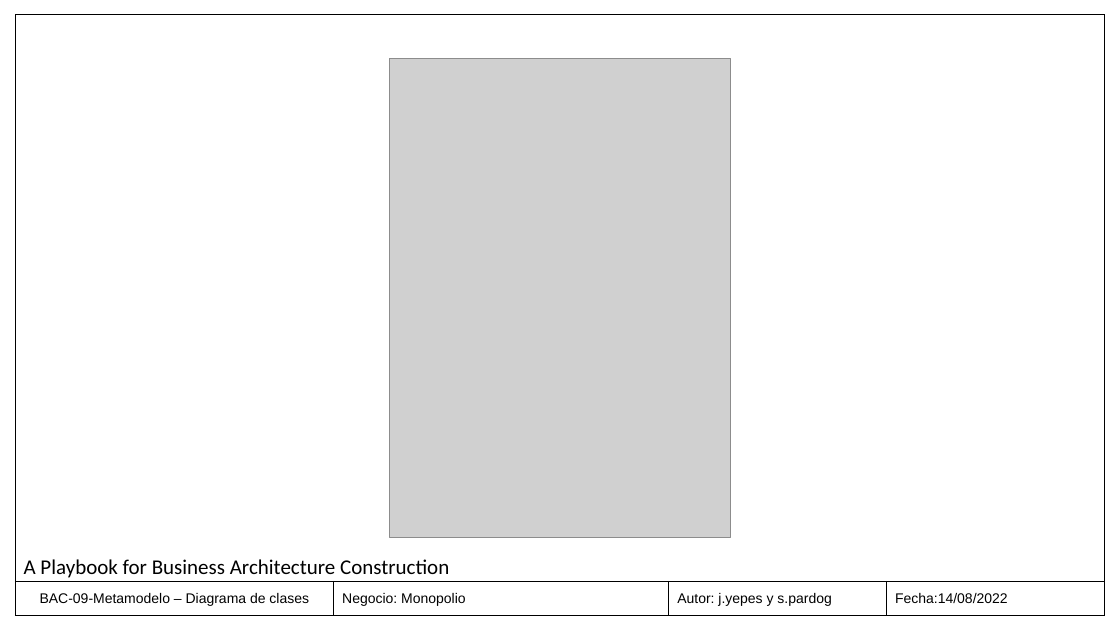
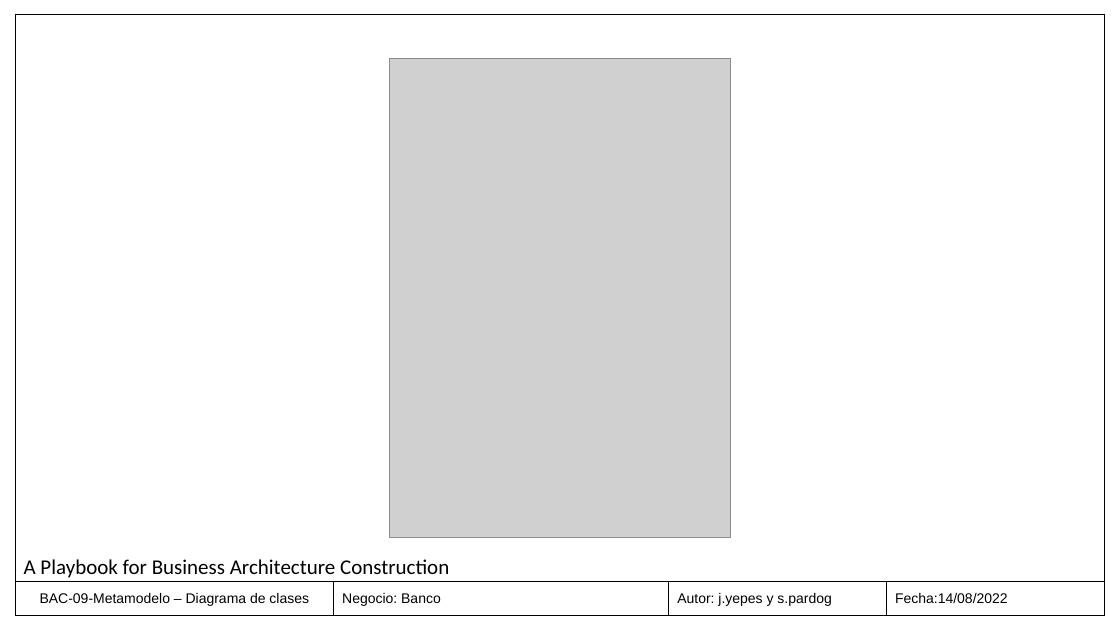
Before and after one commit to sergio-juandiego/arquiemp, a slide deck: slide 1 of HT-1/Banco-BAC-09-Metamodelo.pptx. Drawn at 1120x630 pixels with LibreOffice and Linux fonts; fonts in the diff are those of the drawing; grey boxes stand for pictures. Boxes give left, top, right and bottom in pixels: in the first picture for what was removed or moved away, otherwise in the second. Text is boxed around its words. In the diff, an @@ line names an element or a change of style, - is before the commit and + after.

```diff
--- a/HT-1/Banco-BAC-09-Metamodelo.pptx
+++ b/HT-1/Banco-BAC-09-Metamodelo.pptx
@@ table at [15, 581, 1104, 616] @@
-row 1, column 2: Negocio: Monopolio
+row 1, column 2: Negocio: Banco
```
Also in this commit, not shown: 6 other files.
